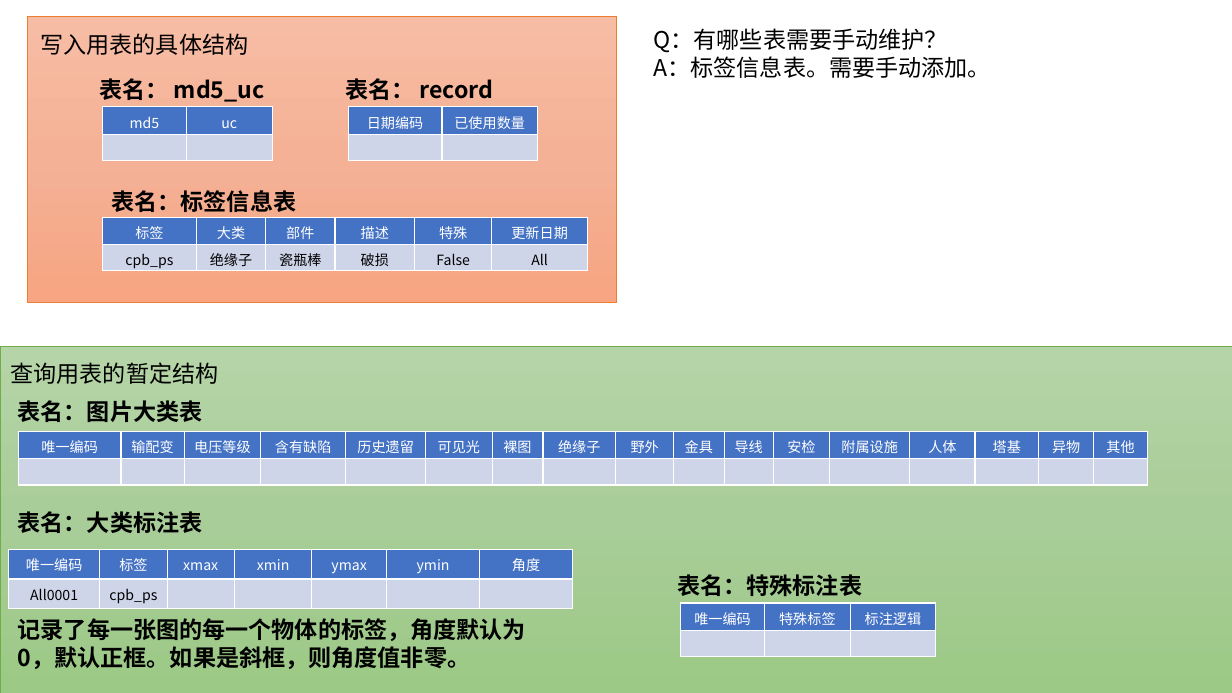
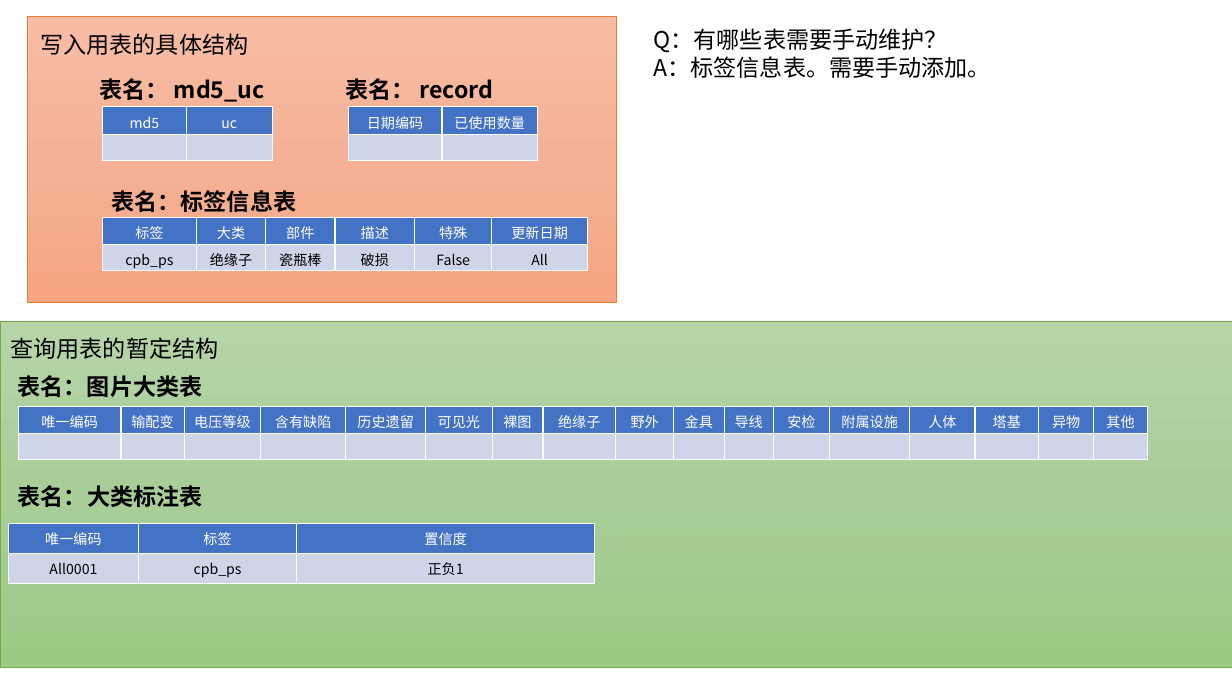
Before and after one commit to tuxingkejiteam/saturn_database, a slide deck: slide 2 of docs/表结构说明.pptx. Drawn at 1232x693 pixels with LibreOffice and Linux fonts; fonts in the diff are those of the drawing. Boxes give left, top, right and bottom in pixels: in the first picture for what was removed or moved away, otherwise in the second. Text is boxed around its words. In the diff, an @@ line names an element or a change of style, - is before the commit and + after.

Commit message:
表结构ppt更新，终于看起来像样子了。

```diff
--- a/docs/表结构说明.pptx
+++ b/docs/表结构说明.pptx
@@ 3 texts, 1 table, 1 rectangle: place and size @@
-3 texts, 1 table, 1 rectangle at [0, 347, 1232, 693]
+3 texts, 1 table, 1 rectangle at [0, 321, 1232, 667]
@@ table at [8, 524, 594, 582] @@
-column 3: xmax | 
-column 4: xmin | 
-column 5: ymax | 
-column 6: ymin | 
-column 7: 角度 | 
+column 3: 置信度 | 正负1
@@ table: place and size @@
-table at [8, 549, 574, 608]
+table at [8, 524, 594, 582]
@@ text removed at [677, 574, 862, 596] @@
-表名：特殊标注表
@@ text removed at [18, 618, 526, 669] @@
-记录了每一张图的每一个物体的标签，角度默认为0，默认正框。如果是斜框，则角度值非零。
@@ table removed at [681, 604, 937, 657], 2 rows, 3 columns @@
-唯一编码 | 特殊标签 | 标注逻辑
- |  | 
```
Also in this commit, not shown: 1 slide added, 1 slide removed, 3 other files.
